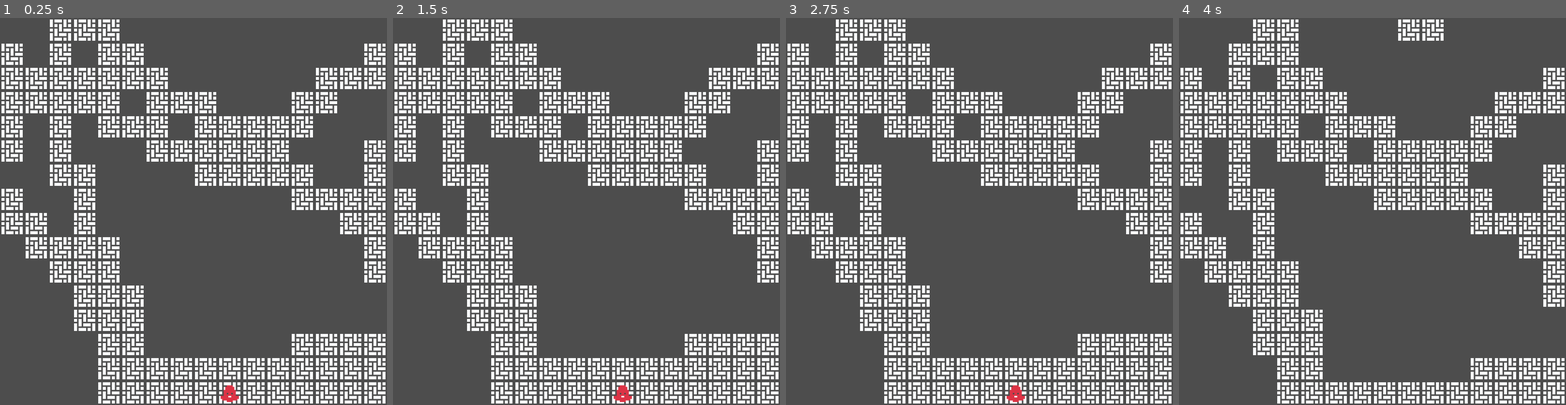
Above: before the commit, frames 1-4 (left to right).
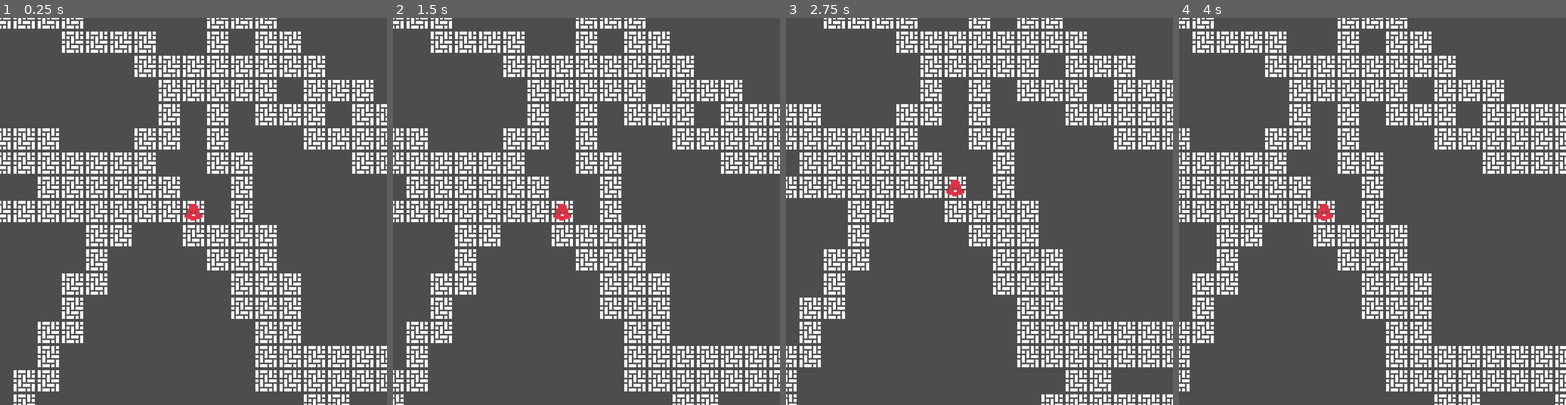
Above: after the commit, the same moments.

Repository: jimkang/throng
Game: Godot game, scene res://throng_root_node.tscn
The game is run twice, just before and just after one commit, with the same random seed, the same clock (stepped at 60 frames per second) and the same inputs.
Inputs:
- Up to frame 1 (0.25 s): no input
- Up to frame 2 (1.5 s): tap Enter at 0.5 s; hold Right (ui_right) 0.53-1.28 s; tap Space at 1.25 s; hold Down (ui_down) from 1.28 s (still down)
- Up to frame 3 (2.75 s): tap Enter at 2 s; release Down (ui_down) at 2.03 s; hold Right (ui_right) from 2.03 s (still down)
- Up to frame 4 (4 s): tap Space at 2.75 s; release Right (ui_right) at 2.78 s; hold Up (ui_up) 2.78-3.53 s; tap Enter at 3.5 s; hold Left (ui_left) from 3.53 s (still down)

The runs differ from the first frame. In frame 1, 40% of the frame differs, in the area x 0-100%, y 0-100%; in frame 2, 40%; in frame 3, 40%; in frame 4, 39%.

Commit message:
Don't clamp to screen size. We want to be able to see beyond the content of the initial screen.

Diff:
--- a/throng_centroid.gd
+++ b/throng_centroid.gd
@@ -22,7 +22,4 @@
 		y += 1
 
 	var move = Vector2(x * move_size, y * move_size)
-	var screen_size = get_window().size
 	self.position += move
-	self.position.x = clamp(self.position.x, 0, screen_size.x)
-	self.position.y = clamp(self.position.y, 0, screen_size.y)
--- a/throng_root_node.tscn
+++ b/throng_root_node.tscn
@@ -7,7 +7,7 @@
 
 [node name="throng_root_node" type="Node2D"]
 script = ExtResource("1_q6lao")
-map_dimensions = Vector2i(32, 32)
+map_dimensions = Vector2i(128, 128)
 map_gen_iteration_range = [4, 7]
 map_gen_branch_len_range = [2.0, 18.0]
 tile_size = 64
